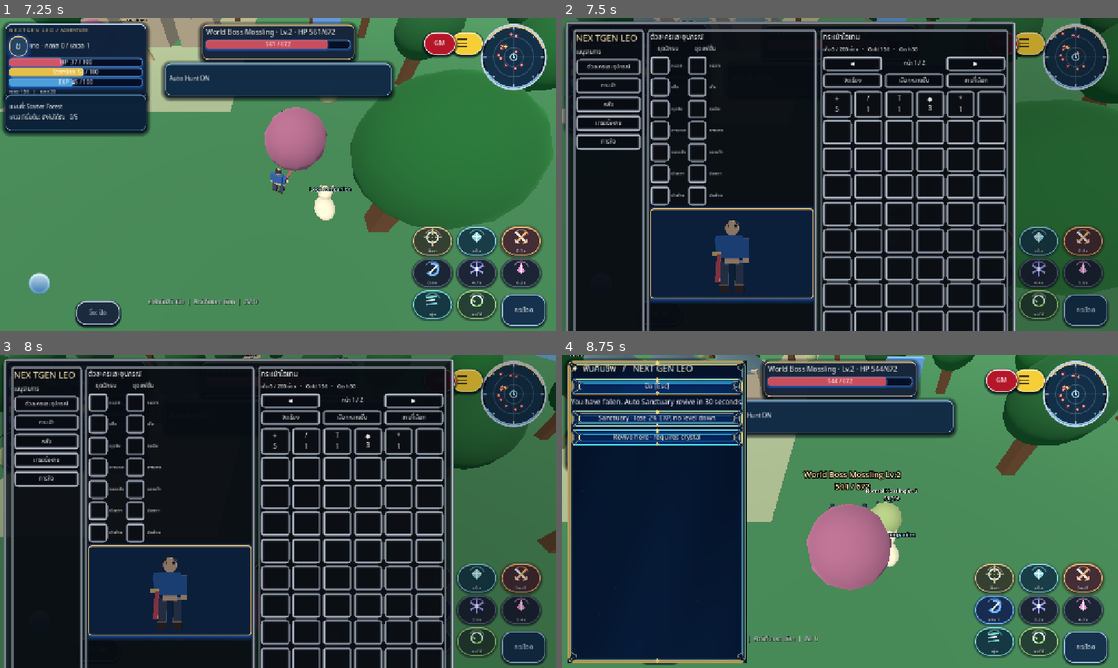
Above: before the commit, frames 1-4 (two rows, left to right).
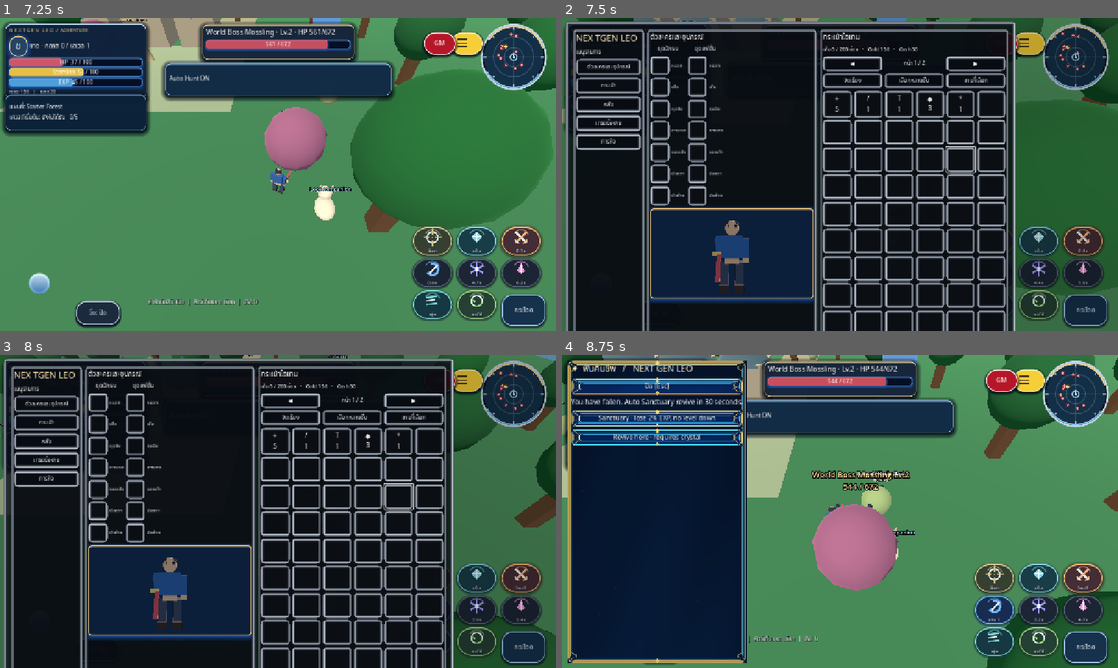
Above: after the commit, the same moments.

Repository: redfullmoon209-debug/NexTgenLeo
Game: Godot game, scene res://scenes/main.tscn
Same seed, same stepped clock (60 frames per second), same inputs: the game is played once before the commit and once after it.
Inputs (mouse positions are in pixels of both pictures, inside the frame that each line leads up to):
- Up to frame 1 (7.25 s): click "กระโดด" at 0.5 s; tap Enter at 1.25 s; move the mouse to (400, 158) at 1.27 s; hold D 1.28-2 s; tap Tab at 1.35 s; click (400, 158) at 1.42 s; tap Space at 1.52, 4.52 s; drag from (166, 190) to (250, 237) at 2.02 s; move the mouse to (333, 105) at 2.77 s; hold D 2.78-3.5 s; tap 1 at 2.85 s; click (333, 105) at 2.92 s; drag from (250, 237) to (111, 127) at 3.52 s; move the mouse to (444, 221) at 4.27 s; hold A 4.28-5 s; tap 3 at 4.35 s; click (444, 221) at 4.42 s; drag from (111, 127) to (194, 96) at 5.02 s; move the mouse to (305, 174) at 5.77 s; hold S 5.78-6.5 s; tap H at 5.85 s; click (305, 174) at 5.92 s; drag from (194, 96) to (166, 190) at 6.52 s
- Up to frame 2 (7.5 s): move the mouse to (962, 158) at 7.27 s; hold W from 7.28 s (still down); tap B at 7.35 s; click (962, 158) at 7.42 s
- Up to frame 3 (8 s): keep holding W; tap Space at 7.52 s
- Up to frame 4 (8.75 s): release W at 8 s; drag from (728, 527) to (812, 574) at 8.02 s

Frame 1 is identical in both runs. In frame 2, 0.1% of the frame differs, in the area x 68-75%, y 40-50%; in frame 3, 4.3%; in frame 4, 8.0%, in the area x 0-100%, y 0-100%.

Commit message:
Block world camera input behind silver inventory and update test for Bag workspace

Diff:
--- a/scripts/gameplay.gd
+++ b/scripts/gameplay.gd
@@ -1456,7 +1456,7 @@
 
 func _input(event: InputEvent) -> void:
 	# Handle each action finger independently; emulated mouse handles only one finger.
-	if event is InputEventScreenTouch and event.pressed and not panel.visible and not player_dropdown.visible:
+	if event is InputEventScreenTouch and event.pressed and not panel.visible and not player_dropdown.visible and not (is_instance_valid(silver_workspace) and silver_workspace.visible):
 		for i in range(skill_buttons.size()):
 			if skill_buttons[i].get_global_rect().has_point(event.position):
 				if skill_buttons[i].disabled:
@@ -2367,6 +2367,7 @@
 	# Popup windows can extend beyond their parent panel; reserve pointer input until dismissed.
 	for chooser in gm_choosers.values():
 		if is_instance_valid(chooser) and chooser.get_popup().visible: return true
+	if is_instance_valid(silver_workspace) and silver_workspace.visible: return true
 	if panel.visible and panel.get_global_rect().has_point(point): return true
 	if bag_dock_panel.visible and bag_dock_panel.get_global_rect().has_point(point): return true
 	if is_instance_valid(player_dropdown) and player_dropdown.visible: return true
